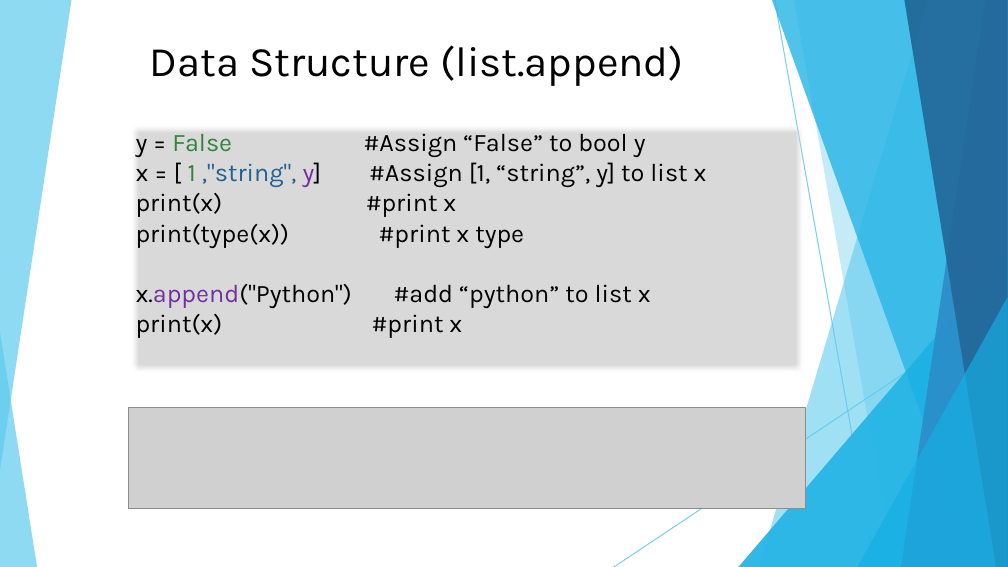
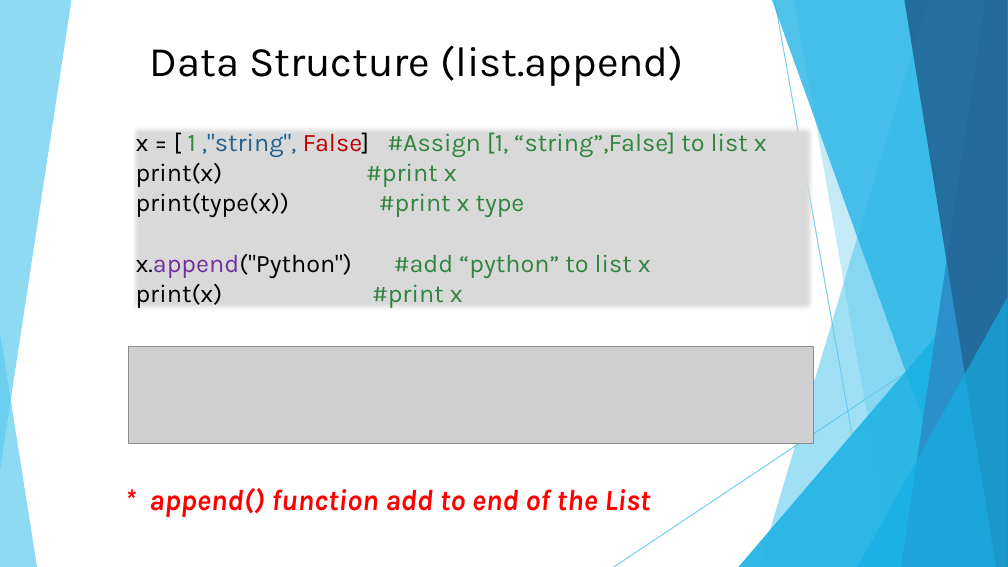
Before and after one commit to DavidChu0424/PythonIntroduction, a slide deck: slide 40 of Python Introduction.pptx (slide 35 before the commit). Drawn at 1008x567 pixels with LibreOffice and Linux fonts; fonts in the diff are those of the drawing; grey boxes stand for pictures. Boxes give left, top, right and bottom in pixels: in the first picture for what was removed or moved away, otherwise in the second. Text is boxed around its words. In the diff, an @@ line names an element or a change of style, - is before the commit and + after.

```diff
--- a/Python Introduction.pptx
+++ b/Python Introduction.pptx
@@ text "x = [ 1 ,"string", ..." moved from (x1=128, y1=123, x2=805, y2=374) to (x1=136, y1=132, x2=767, y2=308) @@
@@ text at (x1=136, y1=132, x2=767, y2=157): text changed; text colour #000000 to #31843D @@
-y = False #Assign “False” to bool y
-x = [ 1 ,"string", y] #Assign [1, “string”, y] to list x
+x = [ 1 ,"string", False] #Assign [1, “string”,False] to list x
@@ text at (x1=136, y1=163, x2=651, y2=308): text colour #000000 to #31843D in "#print x", "#print x type", "#add “python” to list x", "#print x" @@
@@ picture added at (x1=128, y1=347, x2=814, y2=444) @@
@@ picture removed at (x1=128, y1=408, x2=805, y2=508) @@
@@ text added at (x1=149, y1=488, x2=650, y2=517), 28 pt, text #FF0000, bold, italic @@
+* append() function add to end of the List
```
Also in this commit, not shown: 38 other slides changed, 12 slides added.
